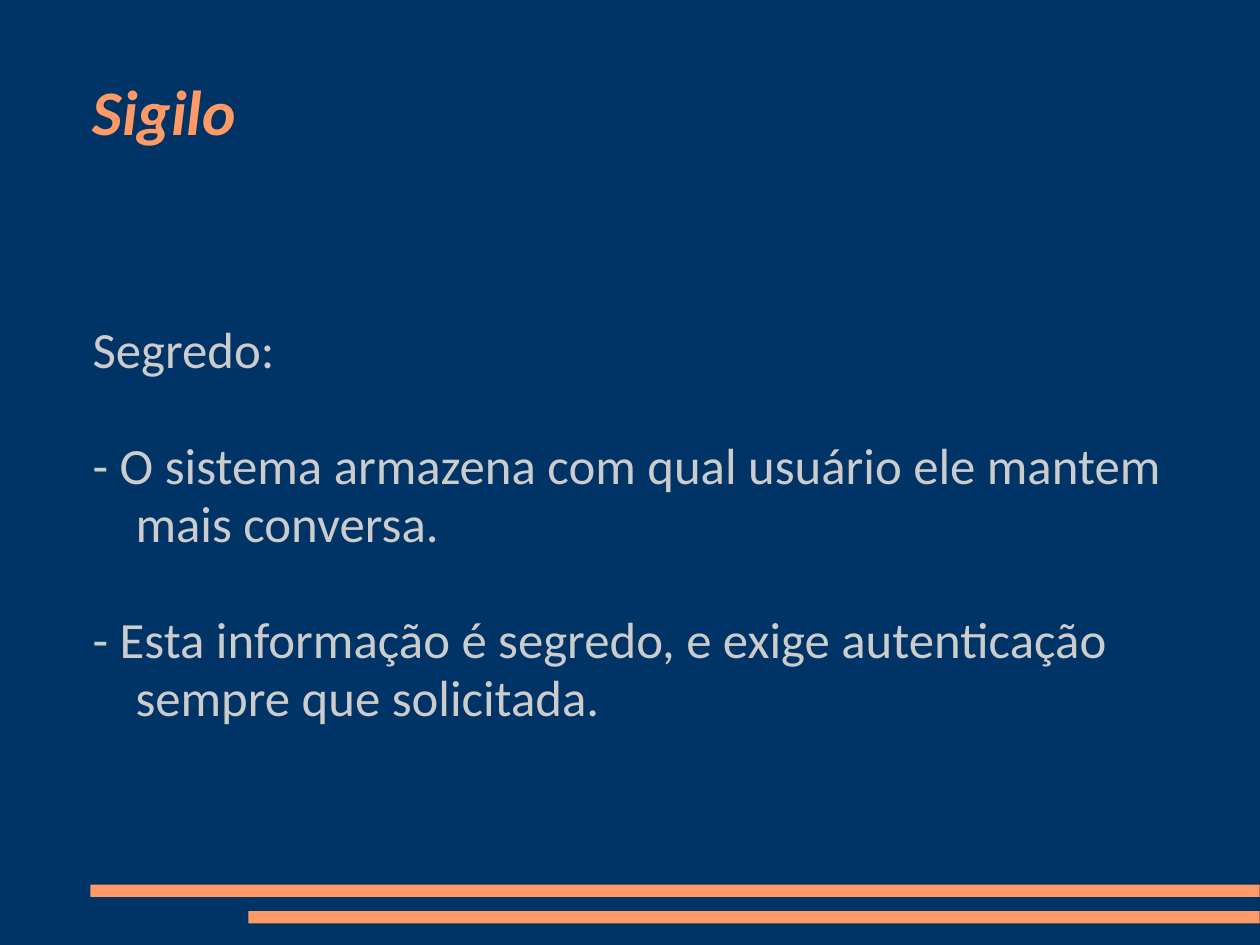
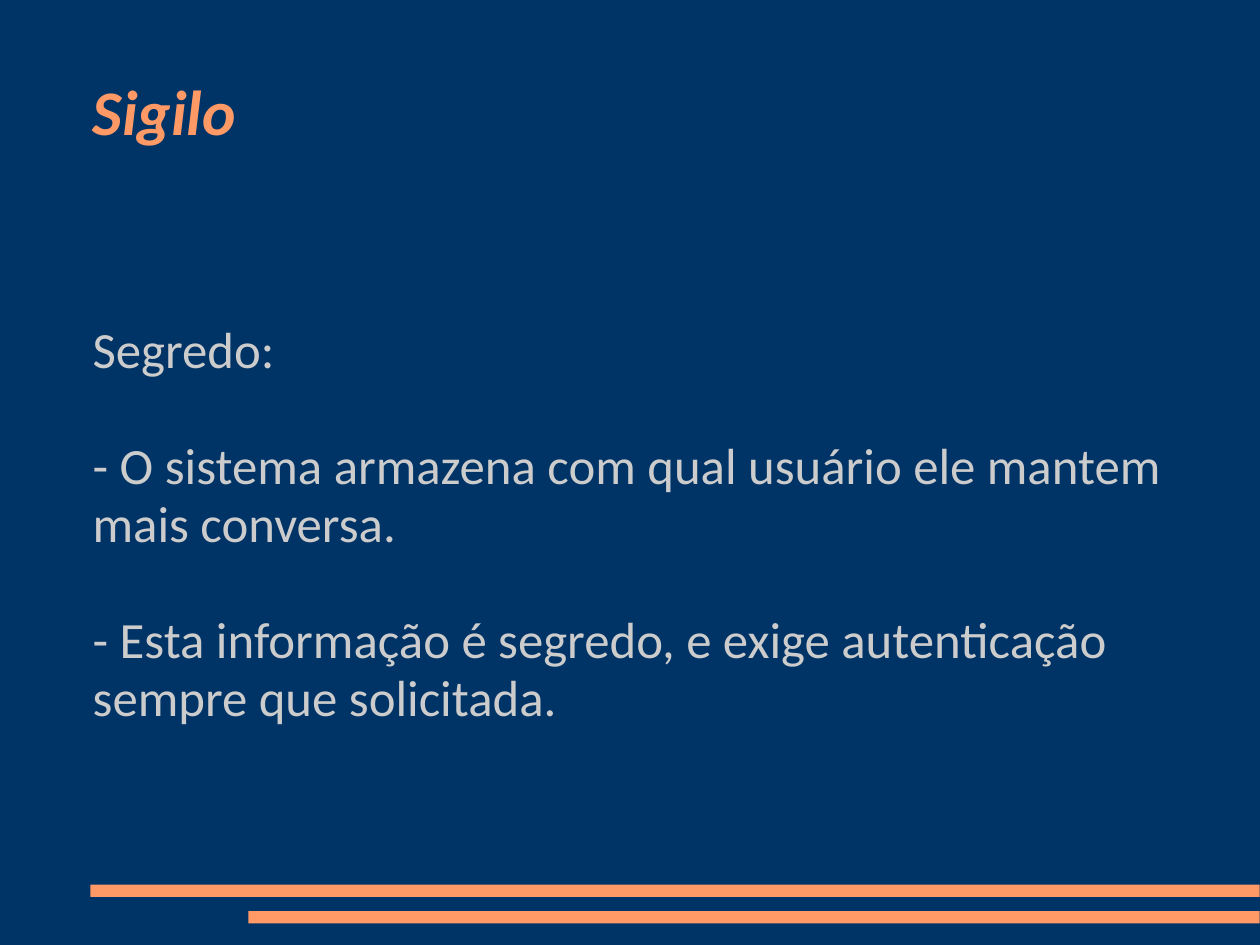
Before and after one commit to aleciogomes/wpfmessengerseg, a slide deck: slide 6 of Apresentação.ppt. Drawn at 1260x945 pixels with LibreOffice and Linux fonts; fonts in the diff are those of the drawing. Boxes give left, top, right and bottom in pixels: in the first picture for what was removed or moved away, otherwise in the second. Text is boxed around its words. In the diff, an @@ line names an element or a change of style, - is before the commit and + after.

```diff
--- a/Apresentação.ppt
+++ b/Apresentação.ppt
@@ subtitle "Segredo:" at box(93, 332, 1160, 724): indent changed @@
```
Also in this commit, not shown: 2 other slides changed, 3 slides added.
